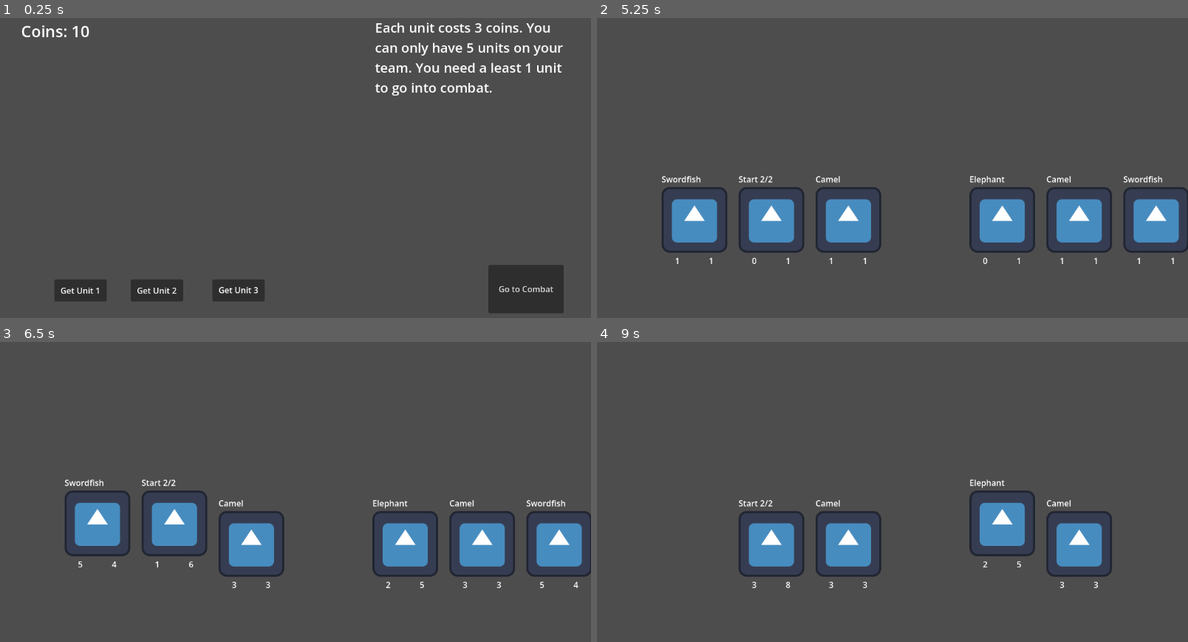
Above: before the commit, frames 1-4 (two rows, left to right).
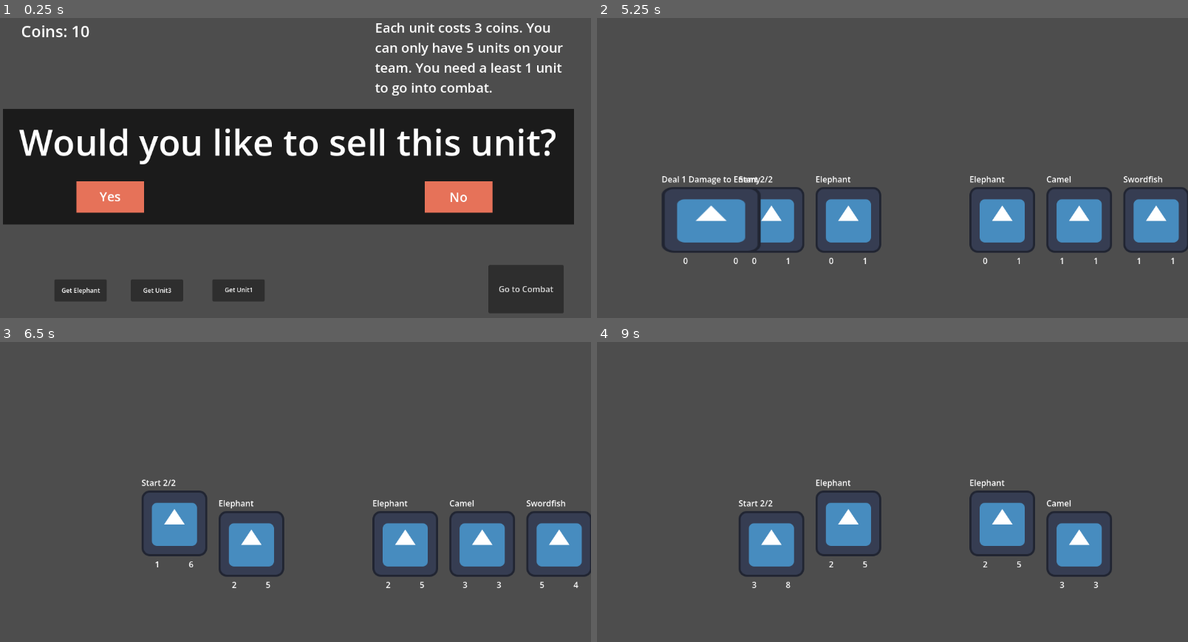
Above: after the commit, the same moments.

Repository: skeeeth/HACKER_AUTO_PETS
Game: Godot game, scene res://Scenes/ShopScene.tscn
Two runs of this game, one before a commit and one after it. Both use one fixed random seed, a clock stepped at 60 frames per second and the inputs below. The engine's default icon, where the game draws it, is replaced by a stand-in: a white triangle on a blue panel in a dark square.
Inputs (mouse positions are in pixels of both pictures, inside the frame that each line leads up to):
- Up to frame 1 (0.25 s): no input
- Up to frame 2 (5.25 s): click "Get Unit 1" (after the commit: "Get Elephant") at 0.5 s; click (685, 156) at 1.27 s; click "Get Unit 2" (after the commit: "Get Unit3") at 2 s; click "Get Unit 3" (after the commit: "Get Unit1") at 2.75 s; click (709, 198) at 3.5 s, where only the run after the commit has a clickable "Yes"; click (1057, 198) at 4.25 s, where only the run after the commit has a clickable "No"; click "Go to Combat" at 5 s
- Up to frame 3 (6.5 s): tap Enter (ui_accept) at 5.75, 6.02 s
- Up to frame 4 (9 s): tap Enter (ui_accept) at 6.5, 6.77, 8, 8.27, 8.75 s

The runs differ from the first frame. In frame 1, 37% of the frame differs, in the area x 0-98%, y 30-93%; in frame 2, 1.8%; in frame 3, 1.6%; in frame 4, 1.6%.

Commit message:
Added randomized purchasable units

Diff:
--- a/Resources/Effects/DealDamageToEnemy.tres
+++ b/Resources/Effects/DealDamageToEnemy.tres
@@ -5,13 +5,13 @@
 
 [sub_resource type="Resource" id="Resource_2lbox"]
 script = ExtResource("2_6tmml")
+type = 1
 metadata/_custom_type_script = "uid://by520cy10c7wa"
 
 [resource]
 script = ExtResource("1_fxteu")
 name = "Deal 1 Damage to Enemy"
-trigger_state = 1
-effect_type = 1
+trigger_state = 3
 magnitude = 2
 targets = Array[ExtResource("2_6tmml")]([SubResource("Resource_2lbox")])
 metadata/_custom_type_script = "uid://d6hrknb1lvds"
--- a/Resources/UnitData.gd
+++ b/Resources/UnitData.gd
@@ -1,6 +1,7 @@
 extends Resource
 class_name UnitData
 
+@export var unit_name : String
 @export var attack : int = 2
 @export var health : int = 2
 @export var effect : EffectData
--- a/Resources/Units/Camel.tres
+++ b/Resources/Units/Camel.tres
@@ -5,6 +5,7 @@
 
 [resource]
 script = ExtResource("1_8ijy0")
+unit_name = "Camel"
 attack = 3
 health = 3
 effect = ExtResource("1_diqpq")
--- a/Resources/Units/Elephant.tres
+++ b/Resources/Units/Elephant.tres
@@ -5,6 +5,7 @@
 
 [resource]
 script = ExtResource("1_uq7y6")
+unit_name = "Elephant"
 health = 5
 effect = ExtResource("1_nqgec")
 metadata/_custom_type_script = "uid://6i4niaslfrq8"
--- a/Resources/Units/Swordfish.tres
+++ b/Resources/Units/Swordfish.tres
@@ -5,6 +5,7 @@
 
 [resource]
 script = ExtResource("1_ebybt")
+unit_name = "Swordfish"
 attack = 5
 health = 6
 effect = ExtResource("1_ges2t")
--- a/Resources/Units/Unit1.tres
+++ b/Resources/Units/Unit1.tres
@@ -5,5 +5,6 @@
 
 [resource]
 script = ExtResource("1_u6xji")
+unit_name = "Unit1"
 effect = ExtResource("1_8e22l")
 metadata/_custom_type_script = "uid://6i4niaslfrq8"
--- a/Resources/Units/Unit2.tres
+++ b/Resources/Units/Unit2.tres
@@ -5,6 +5,7 @@
 
 [resource]
 script = ExtResource("1_ssshu")
+unit_name = "Unit2"
 attack = 3
 health = 3
 effect = ExtResource("1_lerg1")
--- a/Resources/Units/Unit3.tres
+++ b/Resources/Units/Unit3.tres
@@ -5,6 +5,7 @@
 
 [resource]
 script = ExtResource("2_8tvhj")
+unit_name = "Unit3"
 attack = 1
 health = 6
 effect = ExtResource("1_ar660")
--- a/Resources/Units/Unit4.tres
+++ b/Resources/Units/Unit4.tres
@@ -5,6 +5,7 @@
 
 [resource]
 script = ExtResource("1_3s2ih")
+unit_name = "Unit4"
 attack = 5
 health = 4
 effect = ExtResource("1_a5wqo")
--- a/Scenes/CombatUnitControlScene.tscn
+++ b/Scenes/CombatUnitControlScene.tscn
@@ -2,6 +2,8 @@
 
 [ext_resource type="Script" uid="uid://bdw1rjisijbug" path="res://Scripts/combat_unit_control.gd" id="1_e2tyl"]
 [ext_resource type="Texture2D" uid="uid://d04pyr2iaplbn" path="res://icon.svg" id="2_p5t4v"]
+
+[sub_resource type="StyleBoxEmpty" id="StyleBoxEmpty_e2tyl"]
 
 [node name="Control" type="Control" unique_id=1160461755 node_paths=PackedStringArray("damage_label", "health_label", "name_label")]
 layout_mode = 3
@@ -41,3 +43,9 @@
 size_flags_horizontal = 3
 text = "X"
 horizontal_alignment = 1
+
+[node name="Button" type="Button" parent="." unique_id=329719126]
+layout_mode = 0
+offset_right = 129.0
+offset_bottom = 182.0
+theme_override_styles/normal = SubResource("StyleBoxEmpty_e2tyl")
--- a/Scenes/ShopScene.tscn
+++ b/Scenes/ShopScene.tscn
@@ -5,9 +5,13 @@
 [ext_resource type="Resource" uid="uid://np24ybr71b2k" path="res://Resources/Units/Camel.tres" id="3_je6ka"]
 [ext_resource type="Resource" uid="uid://3thnakt2v0ij" path="res://Resources/Units/Unit3.tres" id="5_1itlx"]
 [ext_resource type="Resource" uid="uid://bdng0x32h0e84" path="res://Resources/Units/Swordfish.tres" id="5_medpt"]
+[ext_resource type="Resource" uid="uid://bbj7y5pt3gybn" path="res://Resources/Units/Elephant.tres" id="6_1itlx"]
+[ext_resource type="Script" uid="uid://dxx7fw30vqxw2" path="res://Scripts/shop_purchase_button.gd" id="6_3qq02"]
 [ext_resource type="PackedScene" uid="uid://clvf8r4jwgtex" path="res://Scenes/NextSceneButton.tscn" id="6_medpt"]
+[ext_resource type="Resource" uid="uid://ca2uh8w5h7vln" path="res://Resources/Units/Unit1.tres" id="7_k8c1k"]
 
 [sub_resource type="LabelSettings" id="LabelSettings_x7s06"]
+font_size = 12
 
 [sub_resource type="LabelSettings" id="LabelSettings_medpt"]
 font_size = 31
@@ -15,9 +19,25 @@
 [sub_resource type="LabelSettings" id="LabelSettings_3qq02"]
 font_size = 26
 
-[node name="ShopScene" type="Node2D" unique_id=1666678237 node_paths=PackedStringArray("coin_text_node")]
+[sub_resource type="LabelSettings" id="LabelSettings_1itlx"]
+font_size = 70
+
+[sub_resource type="StyleBoxFlat" id="StyleBoxFlat_k8c1k"]
+bg_color = Color(0.90126497, 0.44865626, 0.34919745, 1)
+
+[sub_resource type="StyleBoxFlat" id="StyleBoxFlat_03ylq"]
+bg_color = Color(0.20021236, 0.05476366, 0.026072897, 1)
+
+[sub_resource type="StyleBoxFlat" id="StyleBoxFlat_1itlx"]
+bg_color = Color(0.47569323, 0.17427611, 0.111509405, 1)
+
+[sub_resource type="LabelSettings" id="LabelSettings_03ylq"]
+font_size = 25
+
+[node name="ShopScene" type="Node2D" unique_id=1666678237 node_paths=PackedStringArray("purchase_buttons", "coin_text_node")]
 script = ExtResource("1_x7s06")
-purchasable_units = Array[ExtResource("2_medpt")]([ExtResource("3_je6ka"), ExtResource("5_1itlx"), ExtResource("5_medpt")])
+purchasable_units = Array[ExtResource("2_medpt")]([ExtResource("3_je6ka"), ExtResource("5_1itlx"), ExtResource("5_medpt"), ExtResource("6_1itlx"), ExtResource("7_k8c1k")])
+purchase_buttons = [NodePath("Buttons/PurchaseUnitButton1"), NodePath("Buttons/PurchaseUnitButton2"), NodePath("Buttons/PurchaseUnitButton3")]
 coin_text_node = NodePath("CoinText")
 
 [node name="Camera2D" type="Camera2D" parent="." unique_id=679468185]
@@ -31,11 +51,14 @@
 
 [node name="Buttons" type="Node" parent="." unique_id=1076780851]
 
-[node name="PurchaseUnitButton1" type="Button" parent="Buttons" unique_id=2054618790]
+[node name="PurchaseUnitButton1" type="Button" parent="Buttons" unique_id=2054618790 node_paths=PackedStringArray("unit_name", "manager")]
 offset_left = -470.0
 offset_top = 207.0
 offset_right = -368.0
 offset_bottom = 250.0
+script = ExtResource("6_3qq02")
+unit_name = NodePath("Label")
+manager = NodePath("../..")
 
 [node name="Label" type="Label" parent="Buttons/PurchaseUnitButton1" unique_id=458868825]
 layout_mode = 0
@@ -43,16 +66,19 @@
 offset_top = 1.0
 offset_right = 102.0
 offset_bottom = 42.0
-text = "Get Unit 1"
+text = "Get "
 label_settings = SubResource("LabelSettings_x7s06")
 horizontal_alignment = 1
 vertical_alignment = 1
 
-[node name="PurchaseUnitButton2" type="Button" parent="Buttons" unique_id=602924199]
+[node name="PurchaseUnitButton2" type="Button" parent="Buttons" unique_id=602924199 node_paths=PackedStringArray("unit_name", "manager")]
 offset_left = -321.0
 offset_top = 207.0
 offset_right = -219.0
 offset_bottom = 250.0
+script = ExtResource("6_3qq02")
+unit_name = NodePath("Label")
+manager = NodePath("../..")
 
 [node name="Label" type="Label" parent="Buttons/PurchaseUnitButton2" unique_id=1004256852]
 layout_mode = 0
@@ -60,23 +86,26 @@
 offset_top = 1.0
 offset_right = 102.0
 offset_bottom = 42.0
-text = "Get Unit 2"
+text = "Get "
 label_settings = SubResource("LabelSettings_x7s06")
 horizontal_alignment = 1
 vertical_alignment = 1
 
-[node name="PurchaseUnitButton3" type="Button" parent="Buttons" unique_id=2113805579]
+[node name="PurchaseUnitButton3" type="Button" parent="Buttons" unique_id=2113805579 node_paths=PackedStringArray("unit_name", "manager")]
 offset_left = -162.0
 offset_top = 207.0
 offset_right = -60.0
 offset_bottom = 250.0
+script = ExtResource("6_3qq02")
+unit_name = NodePath("Label")
+manager = NodePath("../..")
 
 [node name="Label" type="Label" parent="Buttons/PurchaseUnitButton3" unique_id=1962143282]
 layout_mode = 0
 offset_left = 1.0
 offset_right = 102.0
 offset_bottom = 41.0
-text = "Get Unit 3"
+text = "Get "
 label_settings = SubResource("LabelSettings_x7s06")
 horizontal_alignment = 1
 vertical_alignment = 1
@@ -108,6 +137,77 @@
 vertical_alignment = 1
 autowrap_mode = 2
 
-[connection signal="pressed" from="Buttons/PurchaseUnitButton1" to="." method="_purchase_unit_button_pressed" binds= [1]]
-[connection signal="pressed" from="Buttons/PurchaseUnitButton2" to="." method="_purchase_unit_button_pressed" binds= [2]]
-[connection signal="pressed" from="Buttons/PurchaseUnitButton3" to="." method="_purchase_unit_button_pressed" binds= [3]]
+[node name="SellMenu" type="Control" parent="." unique_id=803390049]
+layout_mode = 3
+anchors_preset = 15
+anchor_right = 1.0
+anchor_bottom = 1.0
+offset_left = -566.0
+offset_top = -126.0
+offset_right = 542.0
+offset_bottom = 102.0
+grow_horizontal = 2
+grow_vertical = 2
+
+[node name="Background" type="ColorRect" parent="SellMenu" unique_id=795176258]
+layout_mode = 1
+anchors_preset = -1
+anchor_right = 1.0
+anchor_bottom = 1.013
+offset_left = -4.0
+offset_top = 1.0
+offset_right = 1.0
+offset_bottom = -4.9120026
+color = Color(0.10524041, 0.10524041, 0.1052404, 1)
+
+[node name="Label" type="Label" parent="SellMenu" unique_id=159993230]
+layout_mode = 0
+offset_left = 12.0
+offset_top = 17.0
+offset_right = 1090.0
+offset_bottom = 113.0
+text = "Would you like to sell this unit?"
+label_settings = SubResource("LabelSettings_1itlx")
+horizontal_alignment = 1
+
+[node name="YesButton" type="Button" parent="SellMenu" unique_id=1028741801]
+layout_mode = 0
+offset_left = 139.0
+offset_top = 142.0
+offset_right = 271.0
+offset_bottom = 203.0
+theme_override_styles/normal = SubResource("StyleBoxFlat_k8c1k")
+theme_override_styles/pressed = SubResource("StyleBoxFlat_03ylq")
+theme_override_styles/hover = SubResource("StyleBoxFlat_1itlx")
+
+[node name="Label" type="Label" parent="SellMenu/YesButton" unique_id=1166139036]
+layout_mode = 0
+offset_right = 132.0
+offset_bottom = 60.0
+text = "Yes"
+label_settings = SubResource("LabelSettings_03ylq")
+horizontal_alignment = 1
+vertical_alignment = 1
+
+[node name="NoButton" type="Button" parent="SellMenu" unique_id=193999435]
+layout_mode = 0
+offset_left = 818.0
+offset_top = 142.0
+offset_right = 950.0
+offset_bottom = 203.0
+theme_override_styles/normal = SubResource("StyleBoxFlat_k8c1k")
+theme_override_styles/pressed = SubResource("StyleBoxFlat_03ylq")
+theme_override_styles/hover = SubResource("StyleBoxFlat_1itlx")
+
+[node name="Label" type="Label" parent="SellMenu/NoButton" unique_id=606927201]
+layout_mode = 0
+offset_right = 131.0
+offset_bottom = 61.0
+text = "No"
+label_settings = SubResource("LabelSettings_03ylq")
+horizontal_alignment = 1
+vertical_alignment = 1
+
+[connection signal="pressed" from="Buttons/PurchaseUnitButton1" to="Buttons/PurchaseUnitButton1" method="_on_button_pressed"]
+[connection signal="pressed" from="Buttons/PurchaseUnitButton2" to="Buttons/PurchaseUnitButton2" method="_on_button_pressed"]
+[connection signal="pressed" from="Buttons/PurchaseUnitButton3" to="Buttons/PurchaseUnitButton3" method="_on_button_pressed"]
--- a/Scripts/Combat_Class.gd
+++ b/Scripts/Combat_Class.gd
@@ -7,8 +7,8 @@
 
 @export var damage_label: Label #= $VBoxContainer/HBoxContainer/Damage
 @export var health_label: Label #= $VBoxContainer/HBoxContainer/Health
-@export var name_label:Label
-@export var effect:Effect
+@export var name_label : Label
+@export var effect : Effect
 
 #var effect : EffectData
 
--- a/Scripts/SimEffect.gd
+++ b/Scripts/SimEffect.gd
@@ -10,7 +10,7 @@
 var manager : CombatSimManager
 var holder : SimUnit
 
-##Connect to the appropriate triggers
+## Connect to the appropriate triggers
 @warning_ignore("unused_parameter")
 func subscribe(units:Array[SimUnit]):
 	match data.trigger_state:
--- a/Scripts/combat_unit_control.gd
+++ b/Scripts/combat_unit_control.gd
@@ -25,5 +25,5 @@
 func dress(data:UnitData):
 	attack = data.attack
 	health = data.health
-	name_label.text = data.effect.name
+	name_label.text = data.unit_name
 	effect = data.effect
--- a/Scripts/player_units_container.gd
+++ b/Scripts/player_units_container.gd
@@ -5,3 +5,6 @@
 
 func add_unit_to_list(unit : UnitData) -> void:
 	ally_unit_list.append(unit)
+
+func remove_unit_from_list(unit : UnitData) -> void:
+	ally_unit_list.erase(unit)
--- /dev/null
+++ b/Scripts/shop_purchase_button.gd
@@ -0,0 +1,22 @@
+extends Button
+class_name PurchaseButton
+
+
+var purchasable_unit : UnitData
+@export var unit_name : Label
+@export var manager : ShopManager
+
+signal purchased_unit(purchasable_unit)
+
+# Called when the node enters the scene tree for the first time.
+func _ready() -> void:
+	purchased_unit.connect(manager.purchase_unit)
+
+
+func add_unit_to_button(data : UnitData) -> void:
+	purchasable_unit = data
+	unit_name.text += data.unit_name
+
+
+func _on_button_pressed() -> void:
+	purchased_unit.emit(purchasable_unit)
--- a/Scripts/shop_scene.gd
+++ b/Scripts/shop_scene.gd
@@ -4,6 +4,7 @@
 const UNIT_CONTROL_SCENE = preload("uid://cuol4iet7e1w2")
 
 @export var purchasable_units : Array[UnitData]
+@export var purchase_buttons : Array[PurchaseButton]
 @export var coins : int = 10
 @export var unit_cost : int = 3
 @export var coin_text_node : Label
@@ -18,6 +19,11 @@
 
 	if PlayerUnitsContainer.ally_unit_list.size() != 0:
 		_add_all_to_stack()
+
+	for button in purchase_buttons:
+		var random_unit_num : int = randi_range(0, purchasable_units.size() - 1)
+		button.add_unit_to_button(purchasable_units[random_unit_num])
+
 
 ## This function adds the unit data to the shop player stack
 func _add_to_stack(data : UnitData) -> void:
@@ -47,12 +53,12 @@
 ## This function adds a unit to the Player Unit Container class
 ## based on the button pressed.
 ## If there are not enough coins or space, the unit is not purchased.
-func _purchase_unit_button_pressed(unitNum : int) -> void:
+func purchase_unit(unit:UnitData) -> void:
 
 	if PlayerUnitsContainer.ally_unit_list.size() != PlayerUnitsContainer.ARRAY_MAX_SIZE:
 		if coins >= unit_cost:
-			PlayerUnitsContainer.add_unit_to_list(purchasable_units[unitNum - 1])
-			_add_to_stack(purchasable_units[unitNum - 1])
+			PlayerUnitsContainer.add_unit_to_list(unit)
+			_add_to_stack(unit)
 			coins -= unit_cost
 			_set_coin_text()
 	else:
Not shown, added: Scripts/shop_purchase_button.gd.uid
